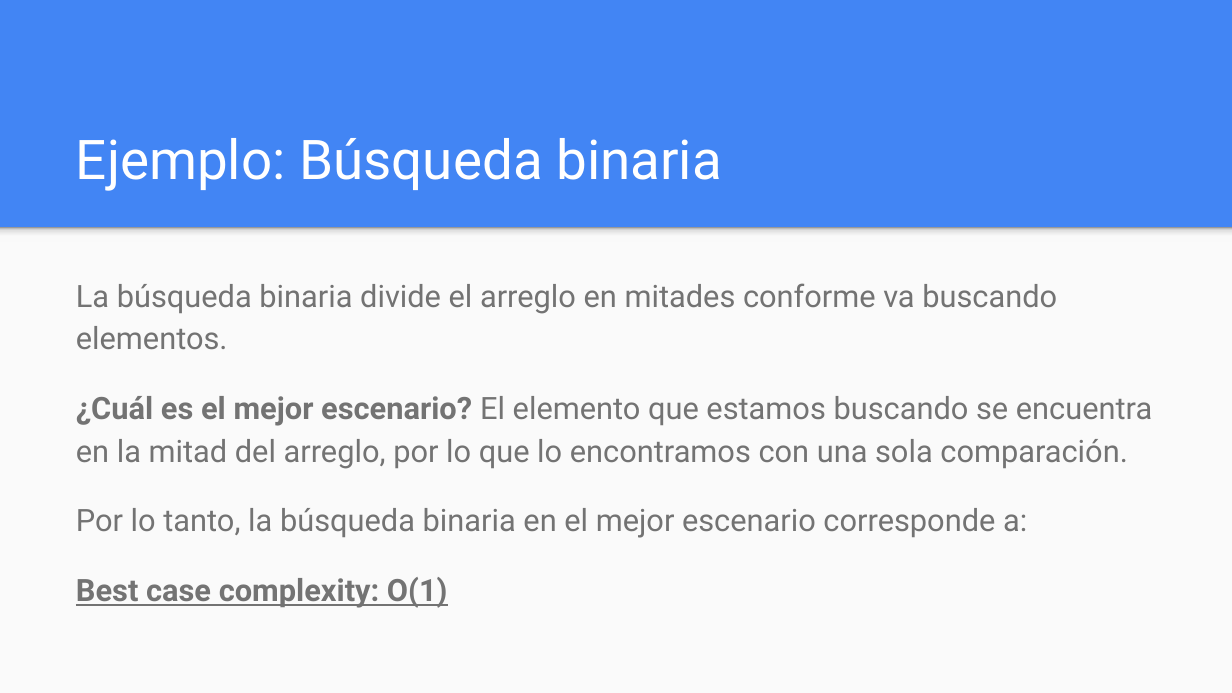
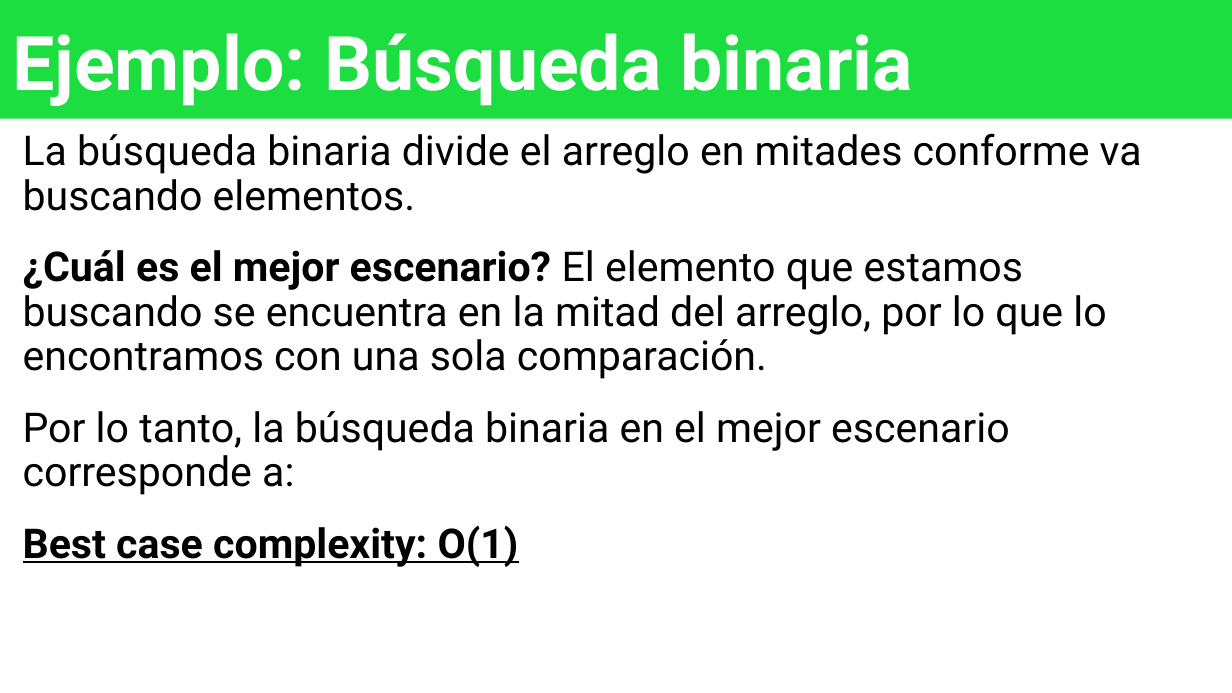
Before and after one commit to OMardil/INFO2, a slide deck: slide 24 of MOD09_Big_O/01 Presentacion/INFO2_MOD10-Análisis de Algoritmos.pptx (slide 13 before the commit). Drawn at 1232x693 pixels with LibreOffice and Linux fonts; fonts in the diff are those of the drawing. Boxes give left, top, right and bottom in pixels: in the first picture for what was removed or moved away, otherwise in the second. Text is boxed around its words. In the diff, an @@ line names an element or a change of style, - is before the commit and + after.

```diff
--- a/MOD09_Big_O/01 Presentacion/INFO2_MOD10-Análisis de Algoritmos.pptx
+++ b/MOD09_Big_O/01 Presentacion/INFO2_MOD10-Análisis de Algoritmos.pptx
@@ background #4285F4 to #FFFFFF @@
@@ title "Ejemplo: Búsqueda binaria": place and size @@
-title "Ejemplo: Búsqueda binaria" at [76, 138, 722, 191]
+title "Ejemplo: Búsqueda binaria" at [0, 0, 1232, 118]
@@ title "Ejemplo: Búsqueda binaria" at [0, 0, 1232, 118]: size 32 to 44 pt, bold on; line spacing 1 to 0.9; fill none to #1CDE41 @@
@@ text "La búsqueda binaria divide el ...": place and size @@
-text "La búsqueda binaria divide el ..." at [76, 283, 1152, 608]
+text "La búsqueda binaria divide el ..." at [23, 133, 1142, 495]
@@ text "La búsqueda binaria divide el ..." at [23, 133, 1142, 495]: size 18 to 24 pt, text colour #737373 to #000000; line spacing 1.15 to 0.9 @@
@@ rectangle removed at [0, 227, 1232, 692] @@
@@ rectangle removed at [0, 227, 1232, 241] @@
```
Also in this commit, not shown: 15 other slides changed, 15 slides added, 7 slides removed, 10 other files.
